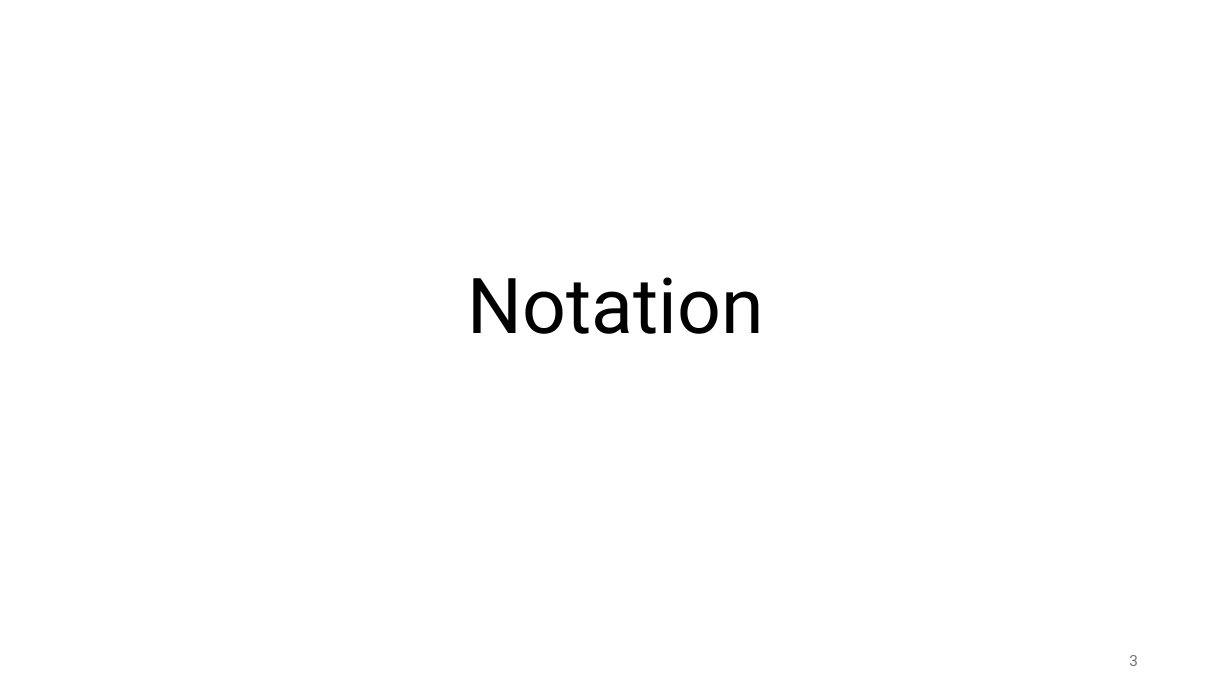
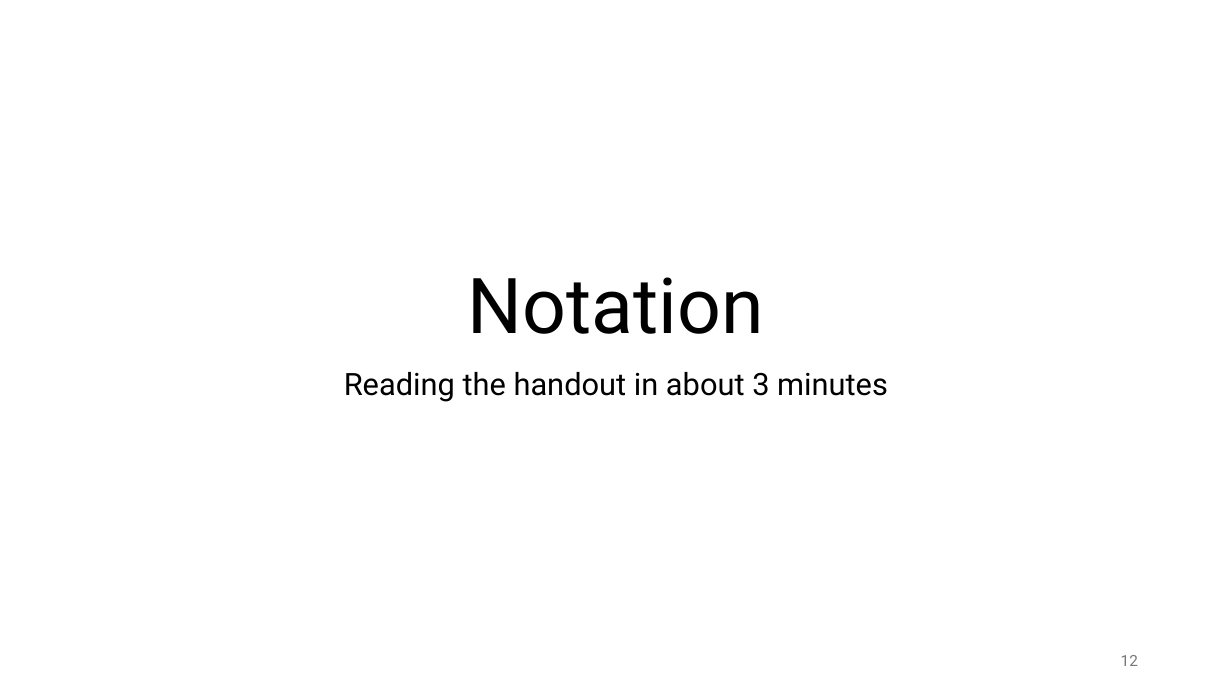
Before and after one commit to FontysVenlo/esd-2026-workshop-g03, a slide deck: slide 12 of BPMN Workshop.pptx (slide 3 before the commit). Drawn at 1232x693 pixels with LibreOffice and Linux fonts; fonts in the diff are those of the drawing. Boxes give left, top, right and bottom in pixels: in the first picture for what was removed or moved away, otherwise in the second. Text is boxed around its words. In the diff, an @@ line names an element or a change of style, - is before the commit and + after.

```diff
--- a/BPMN Workshop.pptx
+++ b/BPMN Workshop.pptx
@@ subtitle added at [344, 372, 888, 402], 24 pt, text #000000 @@
+Reading the handout in about 3 minutes
@@ page number at [1121, 655, 1138, 666]: text changed @@
-3
+12
```
Also in this commit, not shown: 7 other slides changed, 34 slides added, 17 slides removed, 12 other files.
